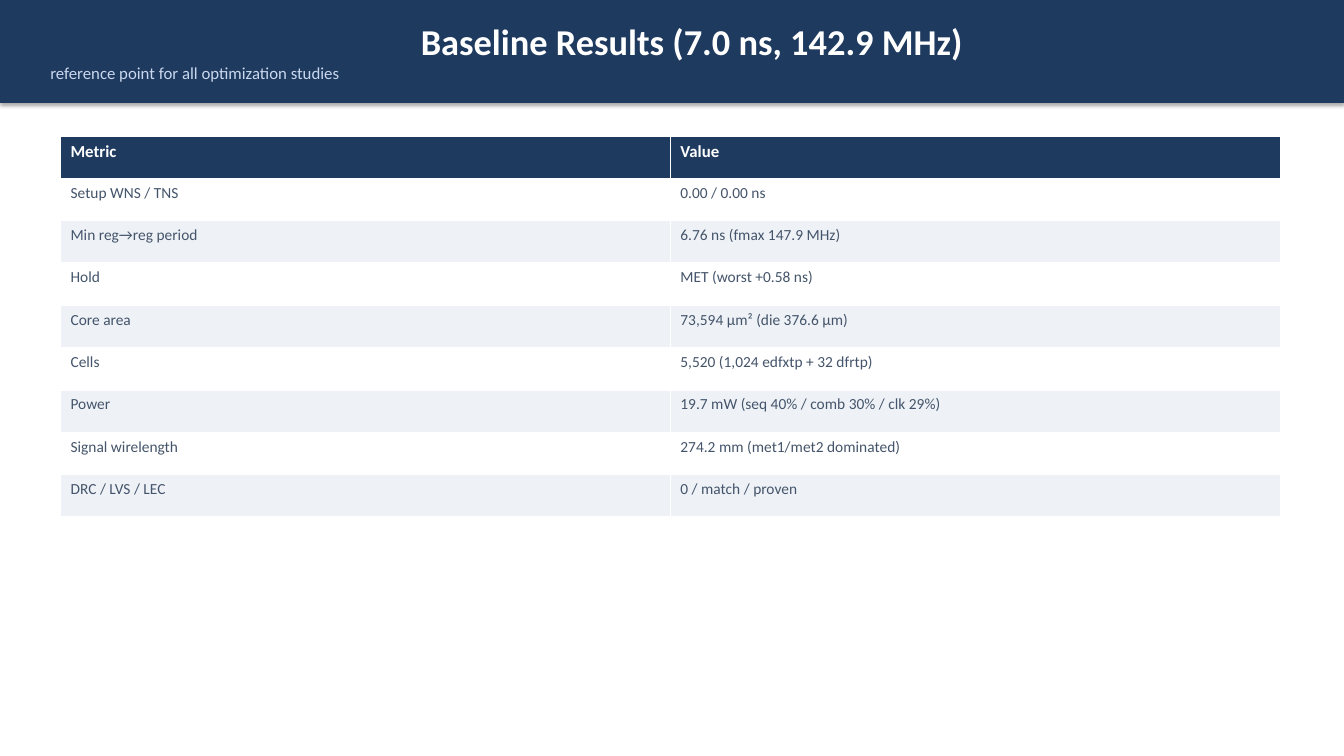
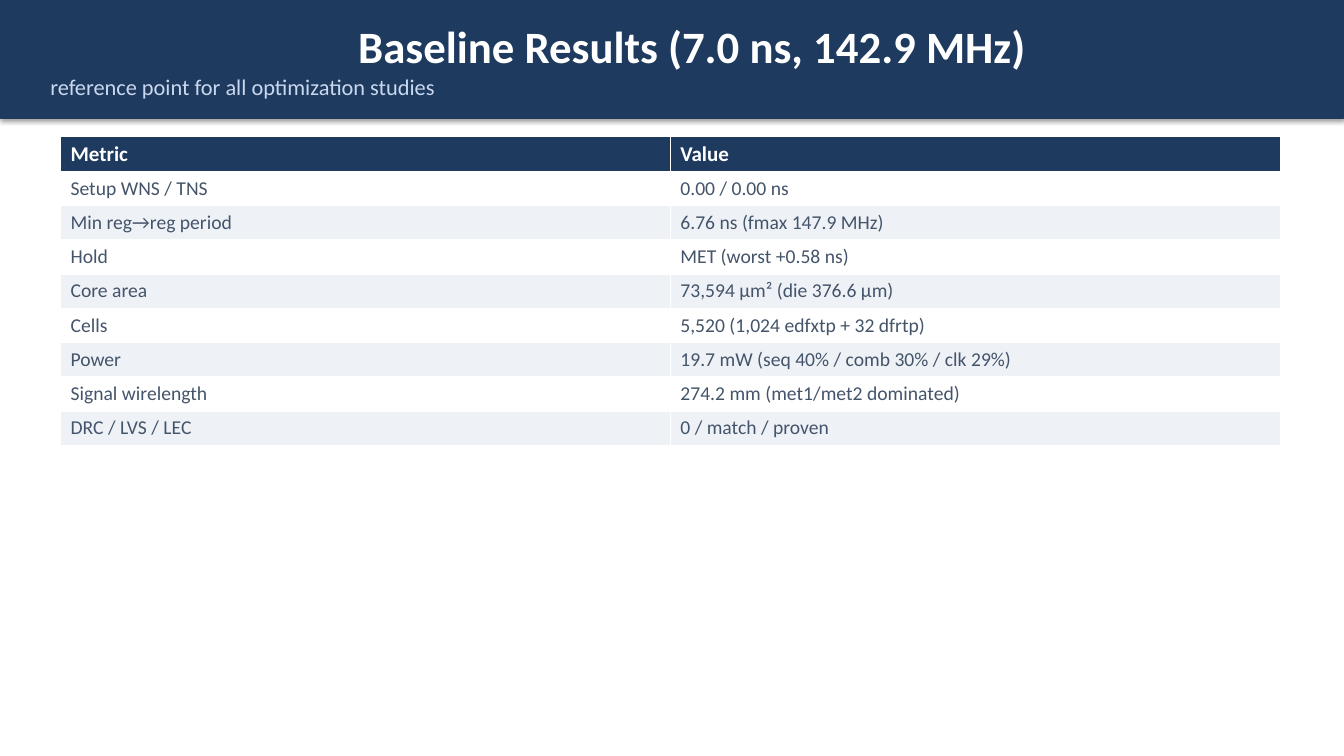
Before and after one commit to wuhannus/lunarch, a slide deck: slide 9 of flow/LUNARCH_AI_Driven_Chip_Design.pptx (slide 13 before the commit). Drawn at 1344x756 pixels with LibreOffice and Linux fonts; fonts in the diff are those of the drawing. Boxes give left, top, right and bottom in pixels: in the first picture for what was removed or moved away, otherwise in the second. Text is boxed around its words. In the diff, an @@ line names an element or a change of style, - is before the commit and + after.

Commit message:
Deck: add two-loop diagram + extra-cell table and NAND/NAND3/INV reasoning after the cell-type page

```diff
--- a/flow/LUNARCH_AI_Driven_Chip_Design.pptx
+++ b/flow/LUNARCH_AI_Driven_Chip_Design.pptx
@@ rectangle "Baseline Results (7.0 ns, 142.9 ...": place and size @@
-rectangle "Baseline Results (7.0 ns, 142.9 ..." at [0,0,1344,103]
+rectangle "Baseline Results (7.0 ns, 142.9 ..." at [0,0,1344,119]
@@ rectangle "Baseline Results (7.0 ns, 142.9 ..." at [0,0,1344,119]: size 26 to 32 pt in "Baseline Results (7.0 ns, 142.9 MHz)"; size 12 to 16 pt in "reference point for all optimization studies" @@
@@ table at [60,136,1280,445] @@
@@ size 12 to 15 pt in "Metric", "Value" @@
@@ size 11 to 14 pt @@
```
Also in this commit, not shown: 9 other slides changed, 7 slides added, 8 slides removed, 1 other file.
